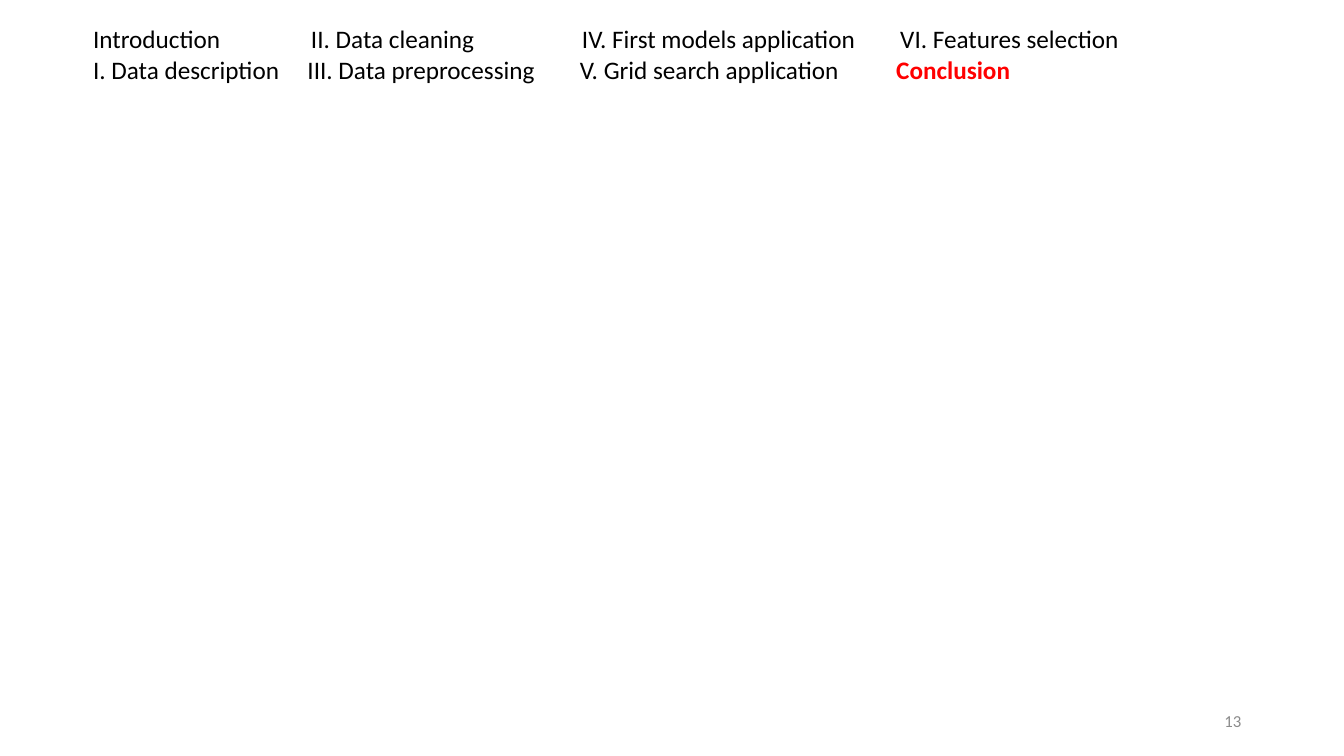
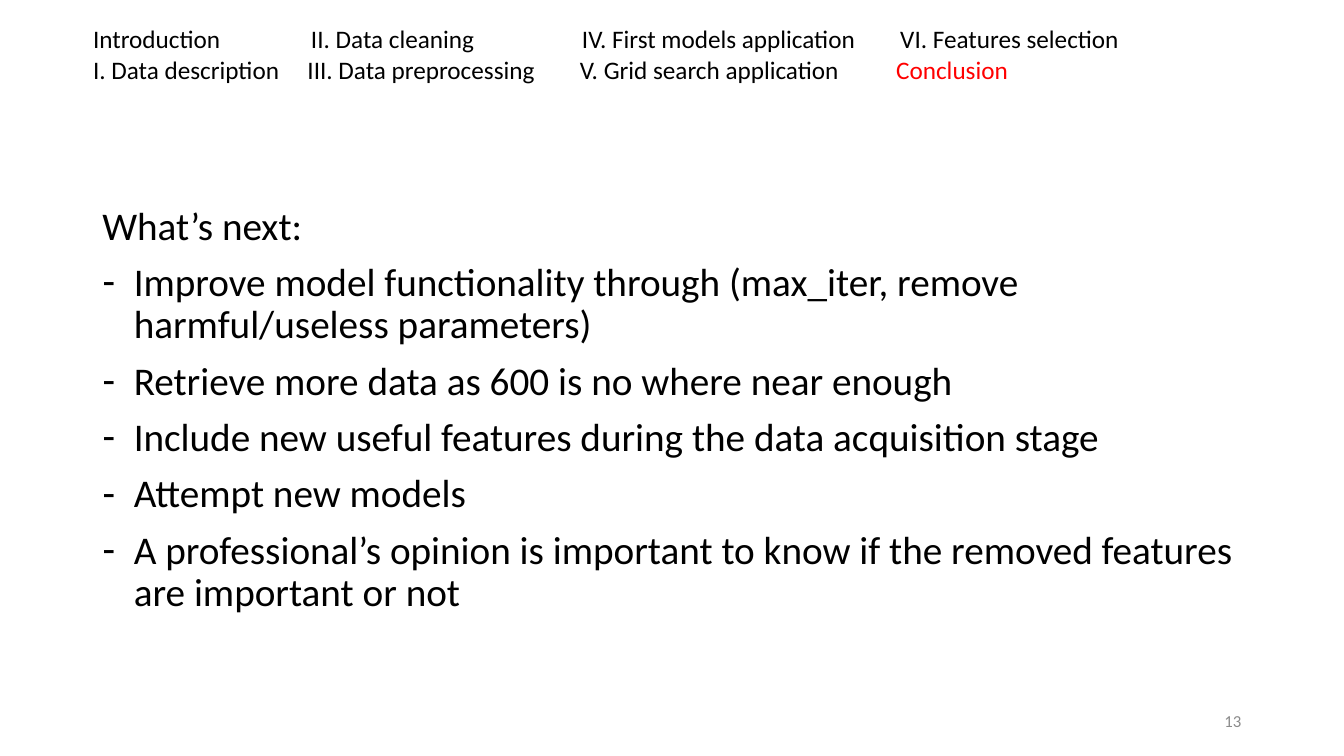
Before and after one commit to mqarmout/HCV_classification, a slide deck: slide 13 of Term Project - Group 6 .pptx. Drawn at 1344x756 pixels with LibreOffice and Linux fonts; fonts in the diff are those of the drawing. Boxes give left, top, right and bottom in pixels: in the first picture for what was removed or moved away, otherwise in the second. Text is boxed around its words. In the diff, an @@ line names an element or a change of style, - is before the commit and + after.

Commit message:
modified presentation

```diff
--- a/Term Project - Group 6 .pptx
+++ b/Term Project - Group 6 .pptx
@@ text at [580, 61, 1008, 83]: bold off in "Conclusion" @@
@@ text added at [102, 212, 1232, 613], 28 pt, text #000000 @@
+What’s next:
+– Improve model functionality through (max_iter, remove harmful/useless parameters)
+– Retrieve more data as 600 is no where near enough
+– Include new useful features during the data acquisition stage
+– Attempt new models
+– A professional’s opinion is important to know if the removed features are important or not
```
Also in this commit, not shown: 1 slide removed.
